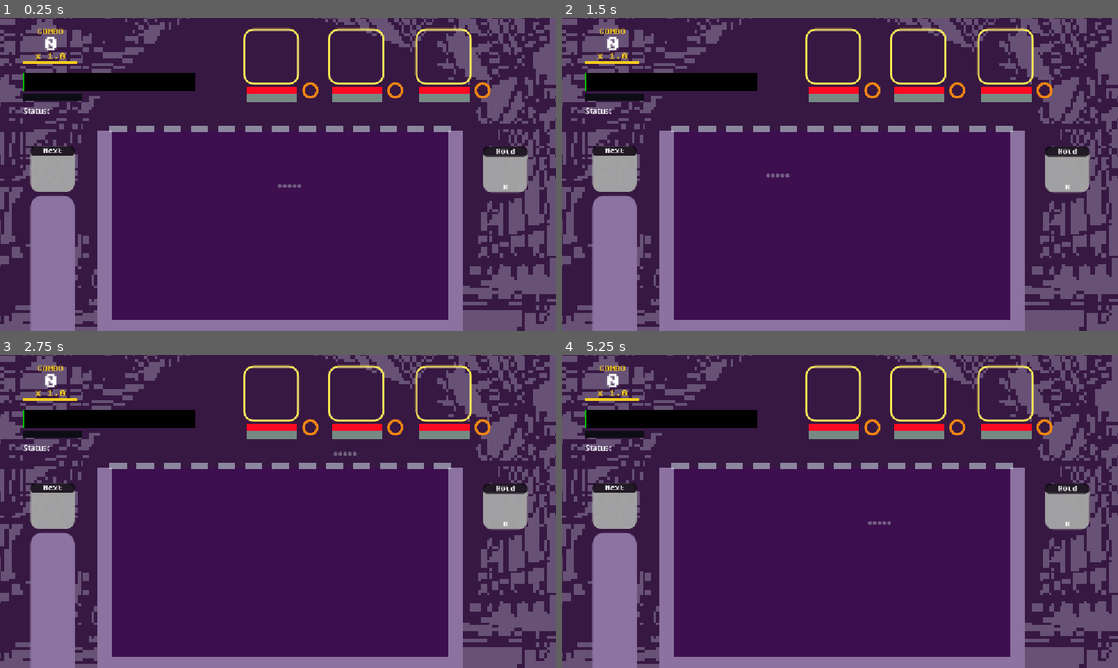
Above: before the commit, frames 1-4 (two rows, left to right).
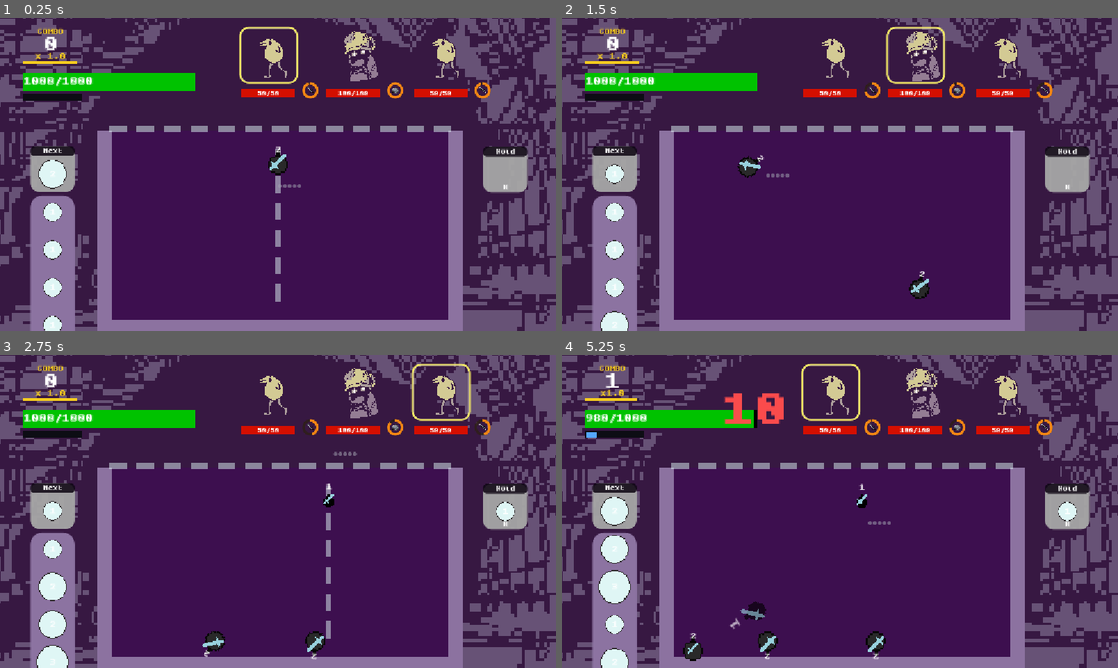
Above: after the commit, the same moments.

Repository: nmh6063-star/GameDesign-FinalProject
Game: Godot game, scene res://scenes/main.tscn
Two runs of this game, one before a commit and one after it. Both use one fixed random seed, a clock stepped at 60 frames per second and the inputs below. This scene is started directly instead of the project's main scene.
Inputs (mouse positions are in pixels of both pictures, inside the frame that each line leads up to):
- Up to frame 1 (0.25 s): no input
- Up to frame 2 (1.5 s): tap Enter at 0.5 s; move the mouse to (962, 158) at 0.52 s; hold Right (right) 0.53-1.25 s; tap X (shoot) at 0.6 s; click (962, 158) at 0.67 s; drag from (728, 190) to (840, 111) at 1.27 s
- Up to frame 3 (2.75 s): move the mouse to (333, 442) at 2.02 s; hold Right (right) from 2.03 s (still down); tap H (hold_ball) at 2.1 s; tap X (shoot) at 2.3 s
- Up to frame 4 (5.25 s): release Right (right) at 2.75 s; drag from (812, 574) to (840, 448) at 2.77 s; move the mouse to (1006, 558) at 3.52 s; hold Left (left) 3.53-4.25 s; tap X (shoot) at 3.6 s; drag from (673, 464) to (840, 448) at 4.27 s; move the mouse to (867, 511) at 5.02 s; hold Left (left) from 5.03 s (still down); tap T at 5.1 s; click (867, 511) at 5.17 s

The runs differ from the first frame. In frame 1, 6.8% of the frame differs, in the area x 4-88%, y 2-100%; in frame 2, 6.7%; in frame 3, 7.8%; in frame 4, 8.7%, in the area x 4-93%, y 2-100%.
Error before the commit: Parse Error: Could not resolve class "BallBase". (res://script/entities/balls/elemental_balls/elemental_ball_base.gd:1)

Commit message:
Fixed a bug

Diff:
--- a/script/battle/core/battle_context.gd
+++ b/script/battle/core/battle_context.gd
@@ -288,7 +288,6 @@
 	# Accumulate shoot damage for Tide Turner
 	battle_flags["shoot_damage_acc"] = int(battle_flags.get("shoot_damage_acc", 0)) + base
 	# Thunder chain: the struck enemy's stacks echo damage to all other thundered enemies
-	var actual_target := enemy if enemy != null else active_enemy()
 	if actual_target != null:
 		_propagate_thunder(base, actual_target)
 	# Poison Rain: each direct hit adds 2 poison stacks to the struck enemy.
--- a/script/battle/core/battle_loop.gd
+++ b/script/battle/core/battle_loop.gd
@@ -862,8 +862,8 @@
 	if elapsed_ms >= 15000:
 		_context.battle_flags.erase("elbaphs_power_start_ms")
 	var t := clampf(float(elapsed_ms) / 15000.0, 0.0, 1.0)
-	var size_mult   := lerpf(1.0, 2.0, t)
-	var attack_mult := lerpf(0.5, 1.5, t)
+	var size_mult   := lerpf(1.0, 1.5, t)
+	var attack_mult := lerpf(1.0, 3.0, t)
 	for ball in active_balls():
 		var b := ball as BallBase
 		var st := _context.ball_status_for(b)
--- a/script/entities/balls/elemental_balls/elemental_rank_abilities.gd
+++ b/script/entities/balls/elemental_balls/elemental_rank_abilities.gd
@@ -67,7 +67,6 @@
 	"baators_flame",
 	"thunder_strike",
 	"elbaphs_power",
-	"decay",
 	"regeneration",
 	"weakness_brand",
 	"lifesteal_field",
@@ -250,7 +249,6 @@
 	"baators_flame":{"class": "alchemist"},
 	"thunder_strike":{"class": "alchemist"},
 	"elbaphs_power":  {"class": "alchemist"},
-	"decay":          {"class": "alchemist"},
 	"regeneration":   {"class": "alchemist"},
 	"weakness_brand": {"class": "alchemist"},
 	"lifesteal_field":{"class": "alchemist"},
--- a/script/entities/balls/elemental_balls/rank_ability_catalog.gd
+++ b/script/entities/balls/elemental_balls/rank_ability_catalog.gd
@@ -51,7 +51,7 @@
 				_ability("triple_shot", 2, "Triple Shot", "Hit 3 random enemies for 8 each."),
 			_ability("heavy_strike", 2, "Heavy Strike", "Deal 18 damage to current enemy."),
 			_ability("scatter_drop", 2, "Scatter Drop", "Drop 2 random balls (rank 1-3)."),
-			_ability("critical_strike", 2, "Critical Strike", "50% deal 8 to all enemies, else deal 8 to one."),
+			_ability("critical_strike", 2, "Critical Strike", "50% deal 25 to current enemy, else deal 10 to current enemy."),
 			_ability("fireburn", 2, "FireBurn", "Burn all enemies (5 stacks)."),
 			_ability("toxic_burst", 2, "Toxic Burst", "Poison all enemies (15 stacks)."),
 			]
@@ -65,7 +65,6 @@
 			_ability("echo_shot", 3, "Echo Shot", "Reapply the last resolved damage + effect."),
 			_ability("charm", 3, "Charm", "All enemies redirect their next attack at each other (1 stack)."),
 			_ability("thunder_fang", 3, "Thunder Fang", "Deal 5% current HP to target and 5% to each other enemy. Apply 5 ⚡ stacks to target and 3 to others. Thundered enemies pass (stack)% of any damage they receive to every other thundered enemy."),
-			_ability("decay", 3, "Decay", "Permanently reduce the active enemy's max HP by 10 (5 stacks × 2). Clamps their current HP to the new max."),
 			_ability("regeneration", 3, "Regeneration", "Heal 3 HP per second for 10 seconds."),
 		]
 		4:
@@ -118,7 +117,7 @@
 			_ability("dot_echo", 7, "Echo", "This battle: every DOT damage instance triggers twice."),
 			_ability("baators_flame", 7, "Baator's Flame", "Convert all DoT on enemies to Burn: Poison ×1.5, ⚡Thunder ×2, Freeze ×10 stacks."),
 			_ability("thunder_strike", 7, "Thunder Strike", "Strike each enemy for 2% of their current HP per ⚡ thunder stack they carry."),
-			_ability("elbaphs_power", 7, "Elbaph's Power", "For 15s: all ball sizes grow 0→+100% and direct damage scales 50→150%. Excludes DoT."),
+			_ability("elbaphs_power", 7, "Elbaph's Power", "For 15s: all ball sizes scale 1.0×→1.5× and direct damage scales 1.0×→3.0×. Excludes DoT."),
 		]
 	return []
 
--- a/script/entities/balls/elemental_balls/rank_ability_effects.gd
+++ b/script/entities/balls/elemental_balls/rank_ability_effects.gd
@@ -50,9 +50,9 @@
 				_spawn_random_ball_rank_1_to_3(ctx, source)
 		"critical_strike":
 			if randi_range(1, 2) == 1:
-				_deal_all(ctx, 12, source)
+				_deal_single(ctx, 25, source)
 			else:
-				_deal_all(ctx, 6, source)
+				_deal_single(ctx, 10, source)
 		"fireburn":
 			for e in _alive_enemies(ctx):
 				ctx.add_enemy_status(e, "burn", 5)
@@ -97,8 +97,6 @@
 				ctx.add_enemy_status(e, "charm", 1)
 		"thunder_fang":
 			_thunder_fang(ctx)
-		"decay":
-			_decay(ctx)
 		"regeneration":
 			_regeneration(ctx)
 
@@ -575,18 +573,6 @@
 		)
 
 
-# ── Decay ─────────────────────────────────────────────────────────────────────
-
-static func _decay(ctx: BattleContext) -> void:
-	var target := ctx.active_enemy()
-	if target == null:
-		return
-	# 5 stacks × 2 HP = 10 total permanent max-HP reduction
-	var orig_max := target.data.max_health if target.data != null else 1
-	target._battle_hp_reduction = mini(target._battle_hp_reduction + 10, orig_max - 1)
-	target.current_health = mini(target.current_health, target.max_health())
-
-
 # ── Regeneration ──────────────────────────────────────────────────────────────
 
 static func _regeneration(ctx: BattleContext) -> void:
@@ -699,7 +685,7 @@
 	for ball in ctx.active_balls():
 		var st := ctx.ball_status_for(ball)
 		st["elbaphs_power"] = true
-		st["attack_mult"]   = 0.5
+		st["attack_mult"]   = 1.0
 		st["size_mult"]     = 1.0
 
 
--- a/script/entities/enemies/enemy_base.gd
+++ b/script/entities/enemies/enemy_base.gd
@@ -13,8 +13,6 @@
 var current_health := 0
 var current_shield := 0
 var _action_index := 0
-## Permanent max-HP reduction applied during battle (Decay ability). Reset on death/respawn.
-var _battle_hp_reduction := 0
 
 @onready var _sprite := $Sprite2D as Sprite2D
 @onready var _base_modulate: Color = _sprite.modulate
@@ -32,7 +30,6 @@
 
 
 func reset() -> void:
-	_battle_hp_reduction = 0
 	current_health = max_health()
 	current_shield = max_shield()
 	_action_index = 0
@@ -48,8 +45,7 @@
 
 
 func max_health() -> int:
-	var base := data.max_health if data != null else 0
-	return maxi(1, base - _battle_hp_reduction)
+	return data.max_health if data != null else 0
 
 
 func shield() -> int:
Not shown, changed: docs/abilities_reference.txt
